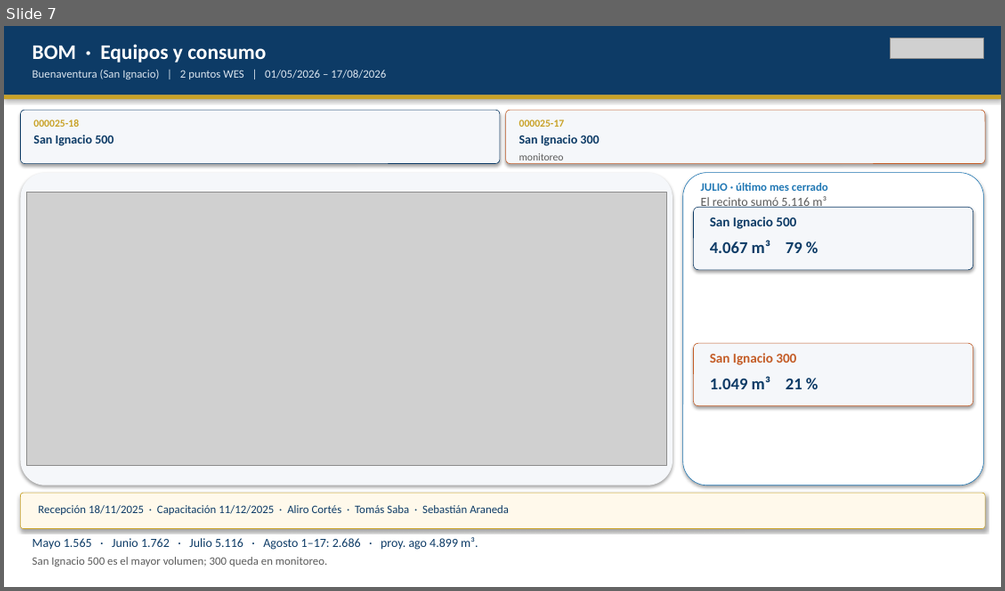
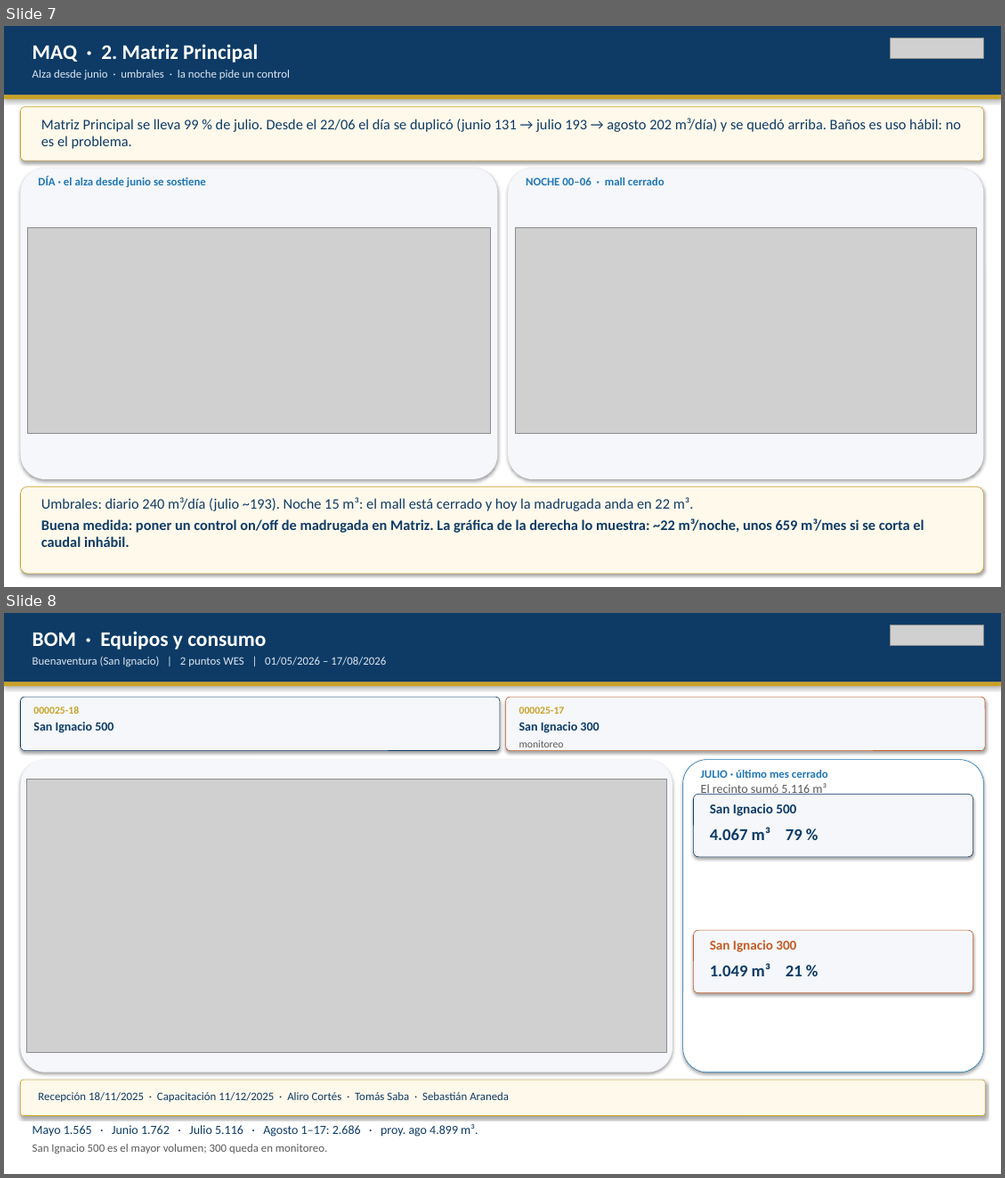
Before and after one commit to anibaloperacionesWes/wes-scripts, a slide deck: reports/Parque_Arauco/TMP_7MALLS/entrega_diego_anibal/Recorrido_ejecutivo_PA_MAE_20260817.pptx. Shown one above the other, each under a label of ours: slide 7 before the commit, slides 7 and 8 after it. The pictures are 1005x591 and 1005x1178 pixels, drawn with LibreOffice and Linux fonts; fonts in the diff are those of the drawing; grey boxes stand for pictures. Boxes give left, top, right and bottom in pixels: in the first picture for what was removed or moved away, otherwise in the second. Text is boxed around its words. In the diff, an @@ line names an element or a change of style, - is before the commit and + after.

```diff
--- a/reports/Parque_Arauco/TMP_7MALLS/entrega_diego_anibal/Recorrido_ejecutivo_PA_MAE_20260817.pptx
+++ b/reports/Parque_Arauco/TMP_7MALLS/entrega_diego_anibal/Recorrido_ejecutivo_PA_MAE_20260817.pptx
@@ slide 7 added at [4, 26, 1001, 587], background #FFFFFF @@
@@ rectangle added at [4, 26, 1001, 95], fill #0D3B66 @@
@@ text added at [32, 44, 258, 62], 20 pt, text #FFFFFF, bold @@
+MAQ · 2. Matriz Principal
@@ picture added at [890, 38, 984, 59] @@
@@ text added at [32, 70, 290, 79], 11 pt, text #DCE6F0 @@
+Alza desde junio · umbrales · la noche pide un control
@@ rectangle added at [4, 95, 1001, 99], fill #C9A227 @@
@@ rounded rectangle added at [20, 107, 984, 160], fill #FFF9EB, outline #C9A227 0.5 pt @@
@@ text added at [41, 118, 961, 149], 14 pt, text #0D3B66 @@
+Matriz Principal se lleva 99 % de julio. Desde el 22/06 el día se duplicó (junio 131 → julio 193 → agosto 202 m³/día) y se quedó arriba. Baños es uso hábil: no es el problema.
@@ rounded rectangle added at [20, 168, 498, 479], fill #F5F7FA @@
@@ text added at [38, 176, 206, 187], 11 pt, text #1F77B4, bold @@
+DÍA · el alza desde junio se sostiene
@@ rounded rectangle added at [508, 168, 984, 479], fill #F5F7FA @@
@@ text added at [526, 177, 664, 185], 11 pt, text #1F77B4, bold @@
+NOCHE 00–06 · mall cerrado
@@ picture added at [28, 228, 490, 433] @@
@@ picture added at [516, 228, 976, 434] @@
@@ rounded rectangle added at [20, 487, 984, 573], fill #FFF9EB, outline #C9A227 0.5 pt @@
@@ text added at [41, 497, 923, 547], 14 pt, text #0D3B66, bold @@
+Umbrales: diario 240 m³/día (julio ~193). Noche 15 m³: el mall está cerrado y hoy la madrugada anda en 22 m³.
+Buena medida: poner un control on/off de madrugada en Matriz. La gráfica de la derecha lo muestra: ~22 m³/noche, unos 659 m³/mes si se corta el caudal inhábil.
@@ what was slide 7 is now slide 8 @@
```
Also in this commit, not shown: 6 slides changed, 2 other files.
